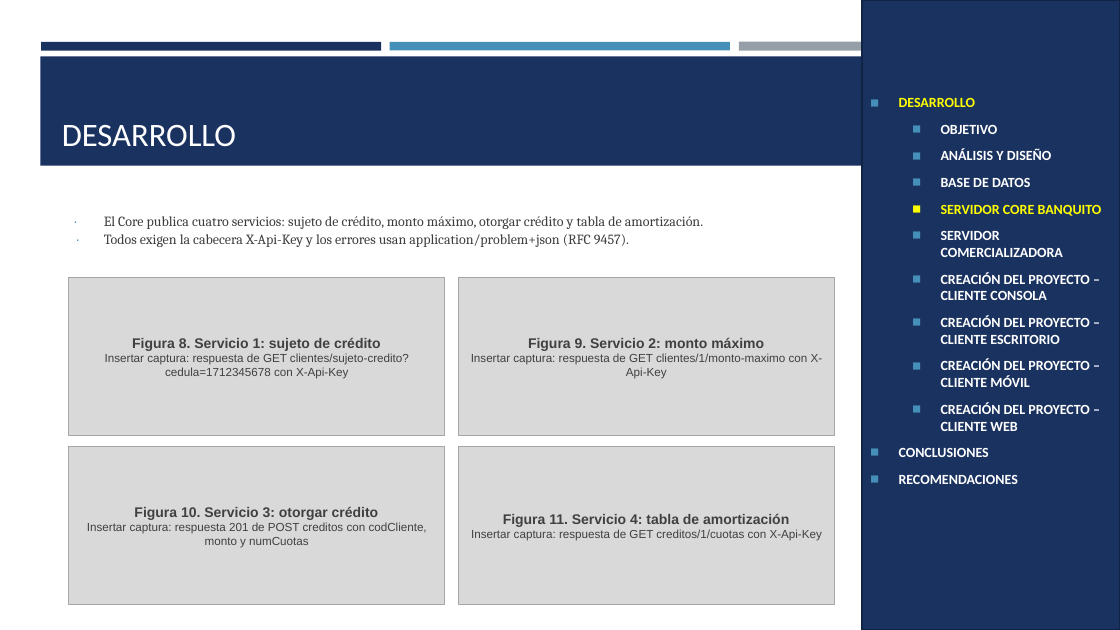
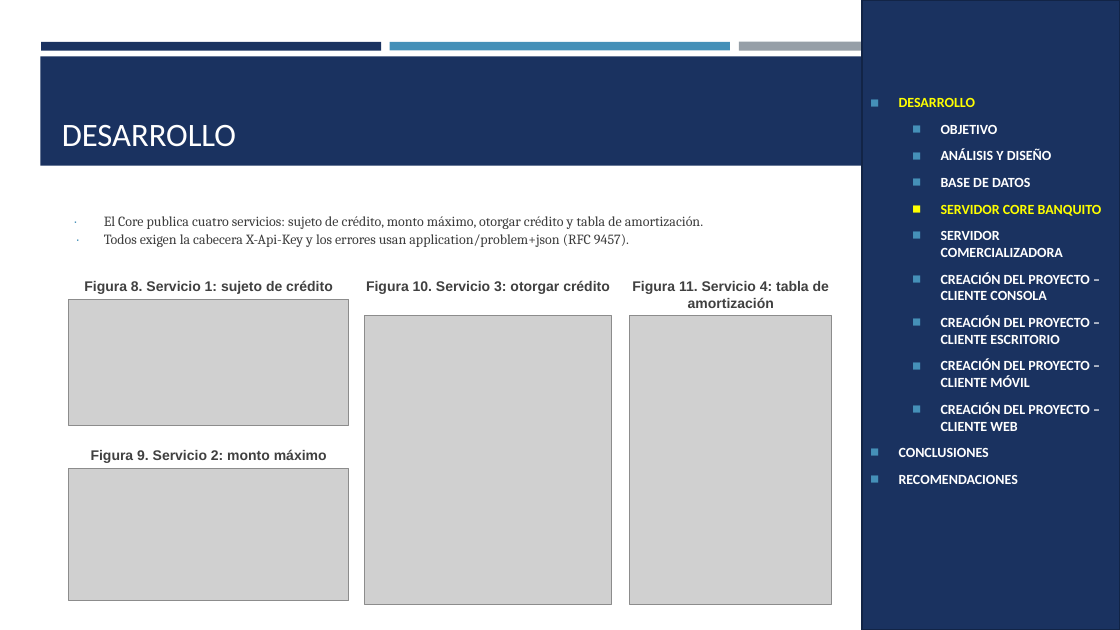
Before and after one commit to Teo344/Arquitectura_GRUPO03, a slide deck: slide 15 of EX.1.1. PAO202651_BANQUITO_CELULARES_RESTFUL_JAVA_NRC36884_GR03/05. DOCUMENTACION/PRESENTACION EX.1.1. BANQUITO CELULARES RESTFUL con BDD LOCAL en JAVA GR03.pptx. Drawn at 1120x630 pixels with LibreOffice and Linux fonts; fonts in the diff are those of the drawing; grey boxes stand for pictures. Boxes give left, top, right and bottom in pixels: in the first picture for what was removed or moved away, otherwise in the second. Text is boxed around its words. In the diff, an @@ line names an element or a change of style, - is before the commit and + after.

```diff
--- a/EX.1.1. PAO202651_BANQUITO_CELULARES_RESTFUL_JAVA_NRC36884_GR03/05. DOCUMENTACION/PRESENTACION EX.1.1. BANQUITO CELULARES RESTFUL con BDD LOCAL en JAVA GR03.pptx
+++ b/EX.1.1. PAO202651_BANQUITO_CELULARES_RESTFUL_JAVA_NRC36884_GR03/05. DOCUMENTACION/PRESENTACION EX.1.1. BANQUITO CELULARES RESTFUL con BDD LOCAL en JAVA GR03.pptx
@@ text "Figura 8. Servicio 1: sujeto ...": place and size @@
-text "Figura 8. Servicio 1: sujeto ..." at [69,278,444,436]
+text "Figura 8. Servicio 1: sujeto ..." at [84,280,333,294]
@@ picture added at [69,299,349,425] @@
@@ text "Figura 10. Servicio 3: otorgar ...": place and size @@
-text "Figura 10. Servicio 3: otorgar ..." at [69,447,444,605]
+text "Figura 10. Servicio 3: otorgar ..." at [366,280,610,294]
@@ text "Figura 11. Servicio 4: tabla ...": place and size @@
-text "Figura 11. Servicio 4: tabla ..." at [459,447,834,605]
+text "Figura 11. Servicio 4: tabla ..." at [632,281,829,308]
@@ picture added at [365,316,613,604] @@
@@ picture added at [630,316,833,604] @@
@@ text at [105,353,409,379]: paragraph removed @@
-Insertar captura: respuesta de GET clientes/sujeto-credito?cedula=1712345678 con X-Api-Key
@@ text at [471,353,823,379]: paragraph removed @@
-Insertar captura: respuesta de GET clientes/1/monto-maximo con X-Api-Key
@@ vertical alignment middle to top; fill #D9D9D9 to none; outline #A6A6A6 1 pt to none in 4 elements at [84,280,333,294], [632,281,829,308], [366,280,610,294], [91,449,327,463] @@
@@ text "Figura 9. Servicio 2: monto ...": place and size @@
-text "Figura 9. Servicio 2: monto ..." at [459,278,834,436]
+text "Figura 9. Servicio 2: monto ..." at [91,449,327,463]
@@ picture added at [69,469,349,602] @@
@@ text at [87,522,427,548]: paragraph removed @@
-Insertar captura: respuesta 201 de POST creditos con codCliente, monto y numCuotas
@@ text at [471,529,822,541]: paragraph removed @@
-Insertar captura: respuesta de GET creditos/1/cuotas con X-Api-Key
```
Also in this commit, not shown: 23 other slides changed.
